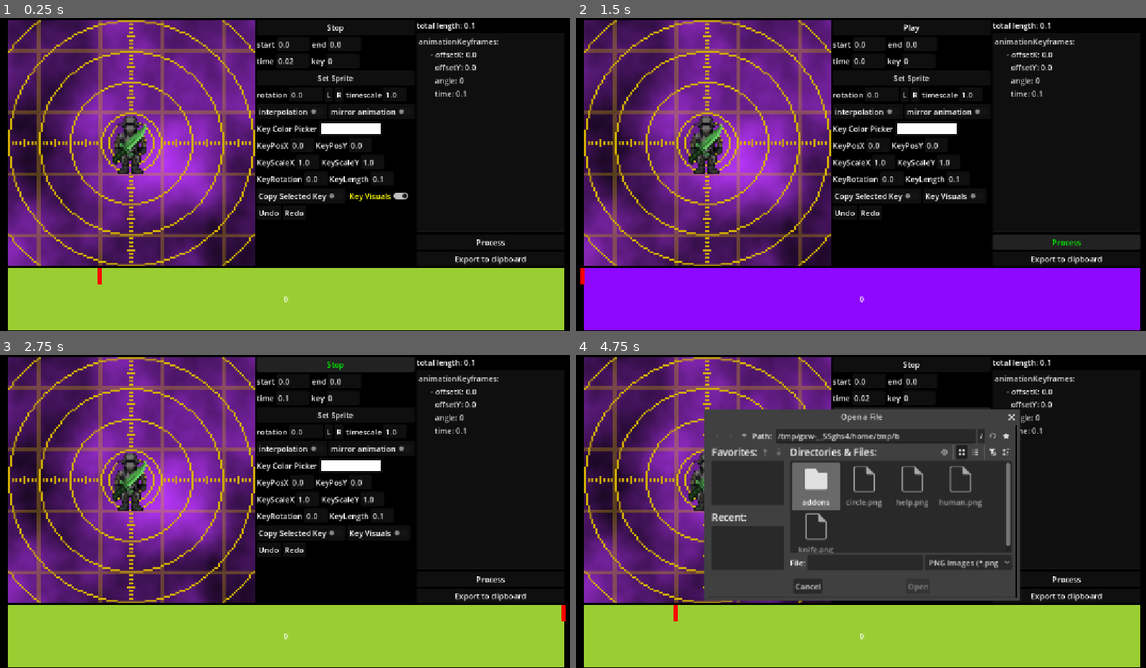
Above: before the commit, frames 1-4 (two rows, left to right).
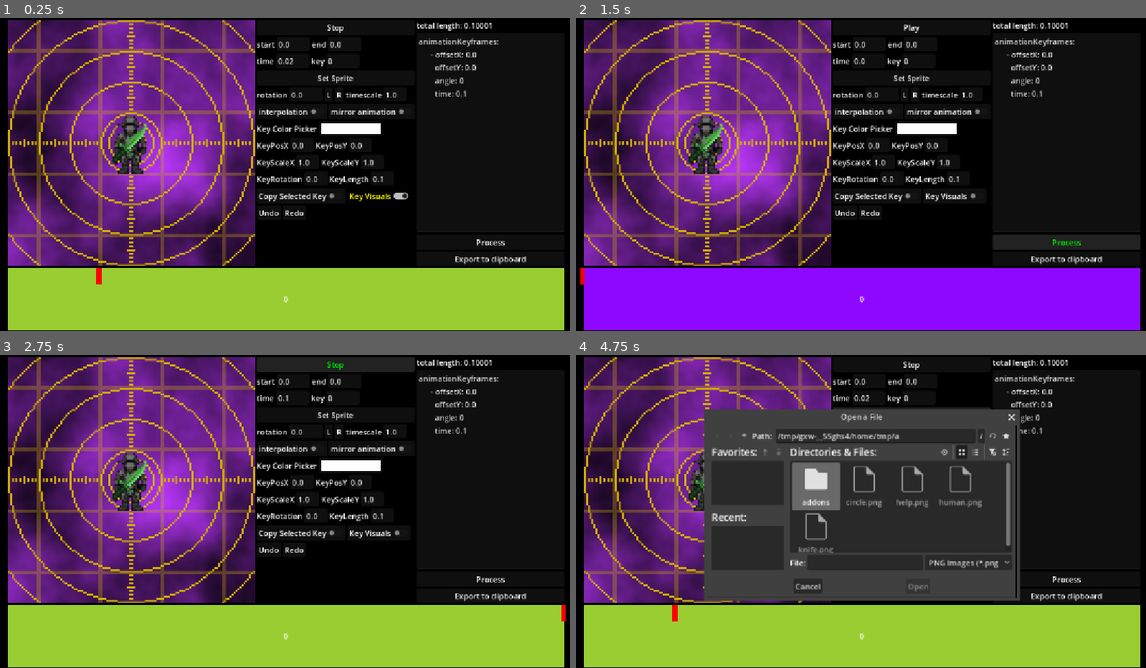
Above: after the commit, the same moments.

Repository: mika10095/carmine-weapon-anim-editor
Game: Godot game, scene res://main.tscn
Same seed, same stepped clock (60 frames per second), same inputs: the game is played once before the commit and once after it.
Inputs:
- Up to frame 1 (0.25 s): no input
- Up to frame 2 (1.5 s): click "Key Visuals" at 0.5 s; click "Process" at 1.25 s
- Up to frame 3 (2.75 s): click "Play" at 2 s
- Up to frame 4 (4.75 s): click "Stop" at 2.75 s; click "Play" at 3.5 s; click "Set Sprite" at 4.25 s

The runs differ from the first frame. In frame 1, less than 0.1% of the frame differs, in the area x 16-87%, y 1-86%; in frame 2, less than 0.1%; in frame 3, less than 0.1%; in frame 4, less than 0.1%.

Commit message:
fix 0 length keys freezing everything

Diff:
--- a/monolith.gd
+++ b/monolith.gd
@@ -176,7 +176,7 @@
 
 	time += delta * time_scale
 
-	var total_length = 0.0
+	var total_length = 0.00001
 	for key in keyframes:
 		total_length+=key.delta
 	total_length_label.text = "total length: " + str(total_length)
@@ -321,7 +321,7 @@
 
 
 
-	while i < keyframes.size() - 1 and current_time > time_accumulator + current.delta:
+	while i < keyframes.size() - 1 and current_time >= time_accumulator + max(current.delta, 0.00001):
 		time_accumulator += current.delta
 		i += 1
 		current = keyframes[i]
@@ -461,7 +461,7 @@
 	set_total_length()
 
 func set_total_length():
-	var length = 0.0
+	var length = 0.00001
 	for key in keyframes:
 		length+=key.delta
 	#print("total length of all segments: " +str(length))
@@ -637,9 +637,13 @@
 	for i in range(keyframes.size()):
 		if(i<key):
 			time_accumulator += keyframes[i].delta
-	#need this so it always lands on the right keyframe
-	time_accumulator += keyframes[min(key,keyframes.size()-1)].delta/2
-	time = time_accumulator
+	var epsilon := 0.0001
+
+	for i in range(keyframes.size()):
+		if i < key:
+			time_accumulator += max(keyframes[i].delta, epsilon)
+
+	time = time_accumulator + epsilon
 	timer_text.text = str(time_accumulator)
 	_on_timer_text_text_changed(timer_text.text)
 	current_key_changed.emit(selected_key)
